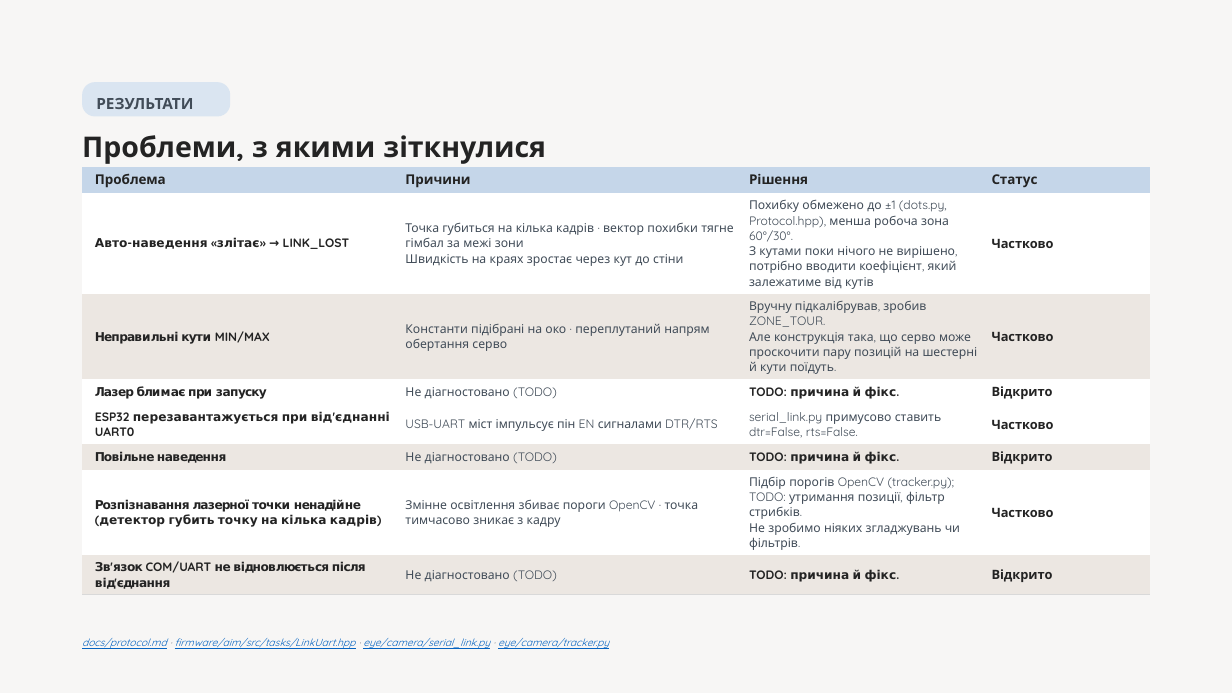
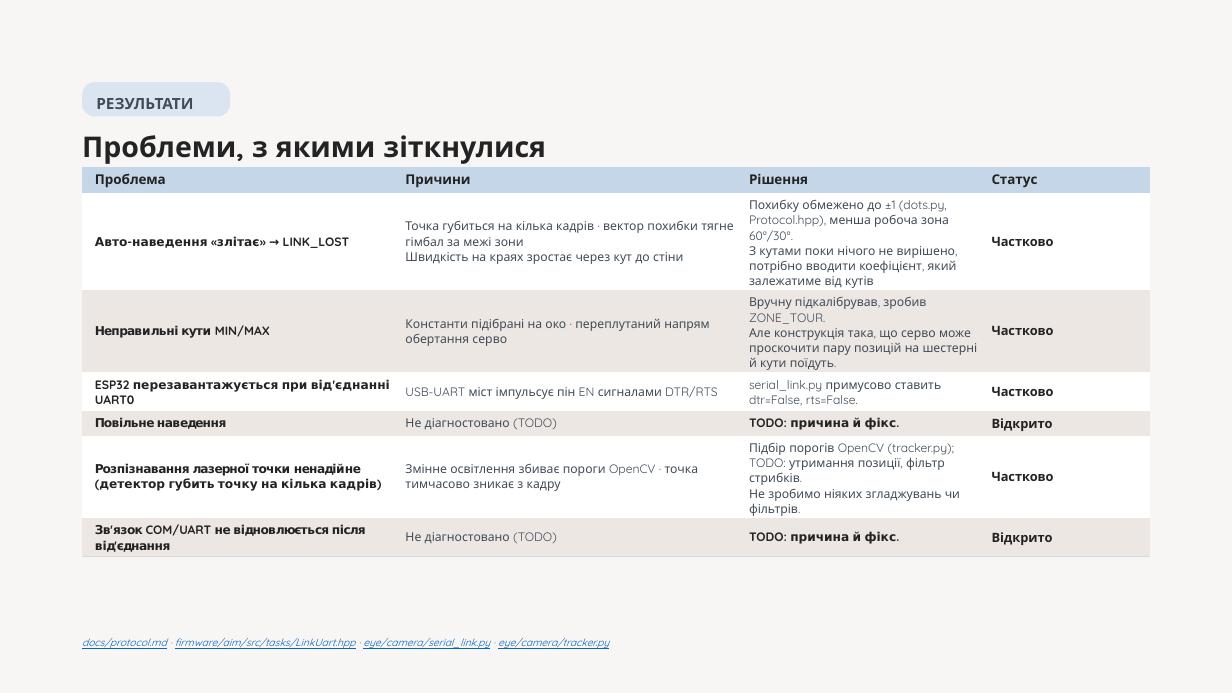
Before and after one commit to melnikvitaly/workshops, a slide deck: slide 9 of workshop-7-final_project/docs/assestment/presentation/Laser Gimbal with Camera Tracking on ESP32-S3.pptx. Drawn at 1232x693 pixels with LibreOffice and Linux fonts; fonts in the diff are those of the drawing. Boxes give left, top, right and bottom in pixels: in the first picture for what was removed or moved away, otherwise in the second. Text is boxed around its words. In the diff, an @@ line names an element or a change of style, - is before the commit and + after.

Commit message:
WIP

```diff
--- a/workshop-7-final_project/docs/assestment/presentation/Laser Gimbal with Camera Tracking on ESP32-S3.pptx
+++ b/workshop-7-final_project/docs/assestment/presentation/Laser Gimbal with Camera Tracking on ESP32-S3.pptx
@@ table at bbox=[82, 166, 1150, 557] @@
-row 4: Лазер блимає при запуску | Не діагностовано (TODO) | TODO: причина й фікс. | Відкрито
```
